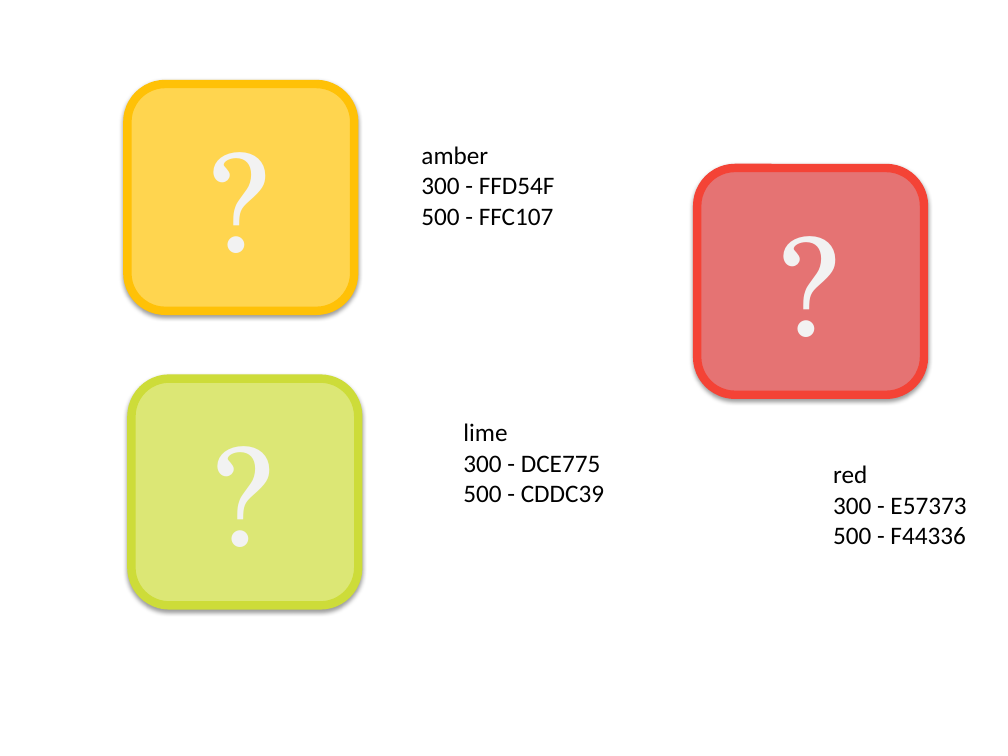
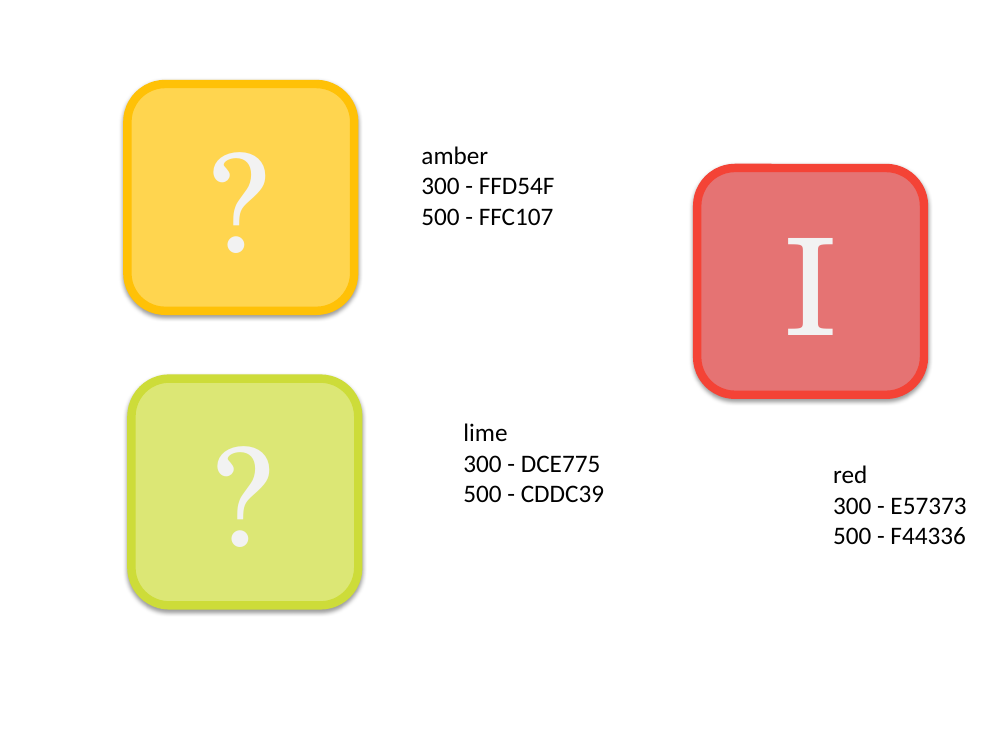
Before and after one commit to lemuelinchrist/hymnsforandroid, a slide deck: slide 6 of HymnIcons.pptx. Drawn at 1008x756 pixels with LibreOffice and Linux fonts; fonts in the diff are those of the drawing. Boxes give left, top, right and bottom in pixels: in the first picture for what was removed or moved away, otherwise in the second. Text is boxed around its words. In the diff, an @@ line names an element or a change of style, - is before the commit and + after.

```diff
--- a/HymnIcons.pptx
+++ b/HymnIcons.pptx
@@ text in rounded rectangle at bbox=[783, 238, 838, 335]: text changed @@
-?
+I
```
Also in this commit, not shown: 2 other files.
